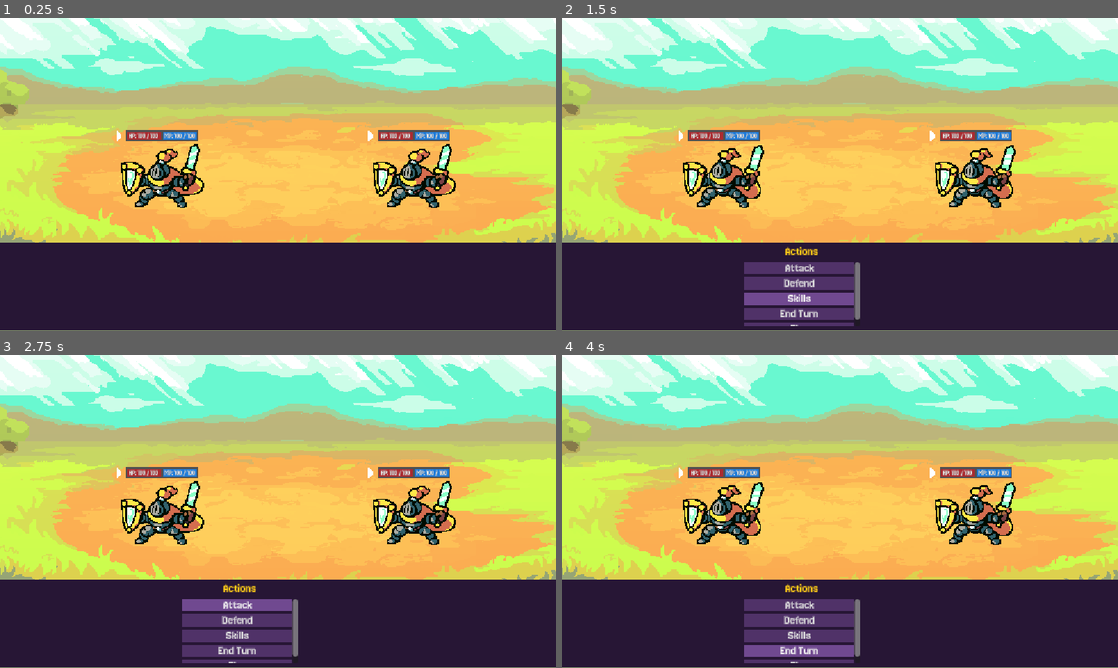
Above: before the commit, frames 1-4 (two rows, left to right).
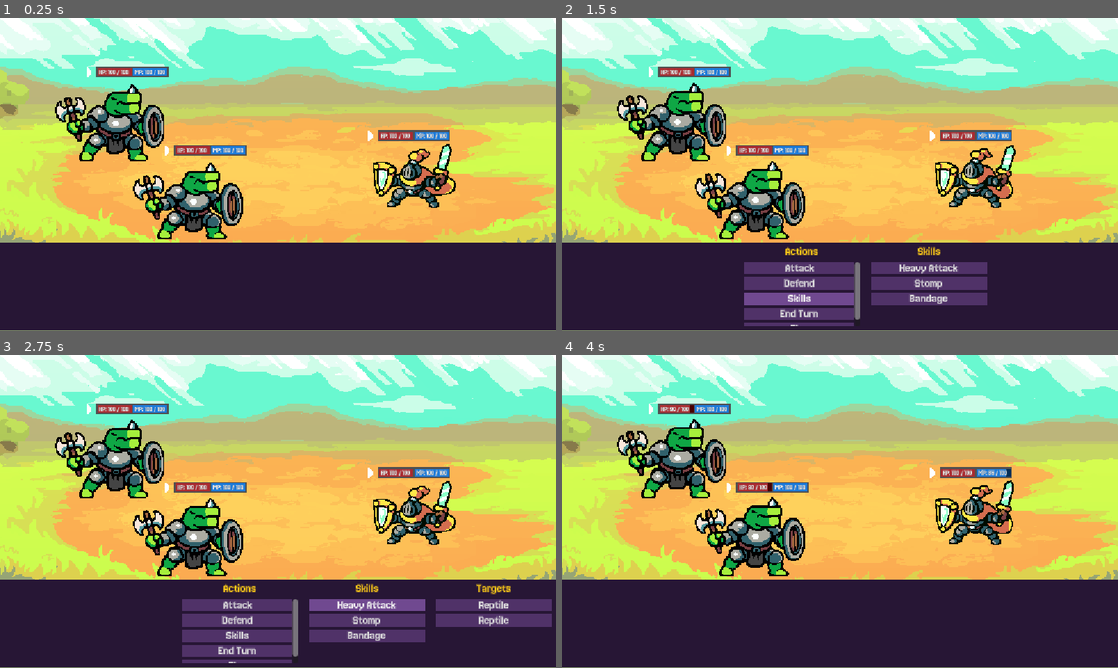
Above: after the commit, the same moments.

Repository: rhirne12/zenva-jrpg
Game: Godot game, scene res://Scenes/Battle/battle.tscn
The game is run twice, just before and just after one commit, with the same random seed, the same clock (stepped at 60 frames per second) and the same inputs.
Inputs (mouse positions are in pixels of both pictures, inside the frame that each line leads up to):
- Up to frame 1 (0.25 s): no input
- Up to frame 2 (1.5 s): click "Skills" at 1.25 s
- Up to frame 3 (2.75 s): click "Attack" (after the commit: "Heavy Attack") at 2 s
- Up to frame 4 (4 s): click "Defend" (after the commit: "Stomp") at 2.75 s; click (801, 652) at 3.5 s, where only the run before the commit has a clickable "End Turn"

The runs differ from the first frame. In frame 1, 7.6% of the frame differs, in the area x 9-45%, y 15-71%; in frame 2, 10%; in frame 3, 13%, in the area x 9-100%, y 15-92%; in frame 4, 12%.

Commit message:
Completed Battle Animations
-- Battle Animations Completed
     ---  Knight
     ---  Reptile
--  Created a few skills
-- Need to fix Battle Action Calculations

Diff:
--- /dev/null
+++ b/Data/Battlers/Enemies/reptile.tres
@@ -0,0 +1,14 @@
+[gd_resource type="Resource" script_class="BattlerData" format=3 uid="uid://c1ioqg8c2fpu0"]
+
+[ext_resource type="Resource" uid="uid://c15n5cgfopvr1" path="res://Data/Useables/physical_basic_attack.tres" id="1_c2jb5"]
+[ext_resource type="Script" uid="uid://cruyrw5tlcxbo" path="res://Scripts/Common/battler_data.gd" id="2_oi8r1"]
+[ext_resource type="SpriteFrames" uid="uid://d3yg26jrp0avx" path="res://Sprites/Battle/EnemyCharacters/reptile_frames.tres" id="2_ur33w"]
+[ext_resource type="Script" uid="uid://d22sxk1qyyrxy" path="res://Scripts/Battle/Useable/skill_data.gd" id="3_ur33w"]
+
+[resource]
+script = ExtResource("2_oi8r1")
+display_name = "Reptile"
+team = 1
+basic_attack = ExtResource("1_c2jb5")
+battle_sprite_frames = ExtResource("2_ur33w")
+metadata/_custom_type_script = "uid://cruyrw5tlcxbo"
--- /dev/null
+++ b/Data/Battlers/Party/knight.tres
@@ -0,0 +1,17 @@
+[gd_resource type="Resource" script_class="BattlerData" format=3 uid="uid://detreiohbhv58"]
+
+[ext_resource type="Resource" uid="uid://c15n5cgfopvr1" path="res://Data/Useables/physical_basic_attack.tres" id="1_y73yb"]
+[ext_resource type="SpriteFrames" uid="uid://0ly8lp2d33v6" path="res://Sprites/Battle/PlayerCharacters/knight_frames.tres" id="2_m6bwn"]
+[ext_resource type="Script" uid="uid://cruyrw5tlcxbo" path="res://Scripts/Common/battler_data.gd" id="3_8sry2"]
+[ext_resource type="Script" uid="uid://d22sxk1qyyrxy" path="res://Scripts/Battle/Useable/skill_data.gd" id="4_fypyv"]
+[ext_resource type="Resource" uid="uid://y2uq04awdu8n" path="res://Data/Skills/heavy_attack.tres" id="5_mbncu"]
+[ext_resource type="Resource" uid="uid://dxtqlo10mut4h" path="res://Data/Skills/stomp.tres" id="6_xdspq"]
+[ext_resource type="Resource" uid="uid://gs4qhia0y8jp" path="res://Data/Skills/bandage.tres" id="7_pfjyr"]
+
+[resource]
+script = ExtResource("3_8sry2")
+display_name = "Knight"
+skills = Array[ExtResource("4_fypyv")]([ExtResource("5_mbncu"), ExtResource("6_xdspq"), ExtResource("7_pfjyr")])
+basic_attack = ExtResource("1_y73yb")
+battle_sprite_frames = ExtResource("2_m6bwn")
+metadata/_custom_type_script = "uid://cruyrw5tlcxbo"
--- a/Data/Battlers/knight.tres
+++ /dev/null
@@ -1,9 +0,0 @@
-[gd_resource type="Resource" script_class="BattlerData" format=3 uid="uid://detreiohbhv58"]
-
-[ext_resource type="Script" uid="uid://cruyrw5tlcxbo" path="res://Scripts/Common/battler_data.gd" id="1_qnjak"]
-[ext_resource type="Script" uid="uid://d22sxk1qyyrxy" path="res://Scripts/Battle/Useable/skill_data.gd" id="2_s8evv"]
-
-[resource]
-script = ExtResource("1_qnjak")
-display_name = "Knight"
-metadata/_custom_type_script = "uid://cruyrw5tlcxbo"
--- /dev/null
+++ b/Data/Skills/bandage.tres
@@ -0,0 +1,14 @@
+[gd_resource type="Resource" script_class="SkillData" format=3 uid="uid://gs4qhia0y8jp"]
+
+[ext_resource type="Script" uid="uid://d22sxk1qyyrxy" path="res://Scripts/Battle/Useable/skill_data.gd" id="1_wqw8v"]
+
+[resource]
+script = ExtResource("1_wqw8v")
+mana_cost = 15
+display_name = "Bandage"
+description = "Heal 10 HP"
+target_type = 4
+output_type = 3
+power = 10
+accuracy = 1.0
+metadata/_custom_type_script = "uid://d22sxk1qyyrxy"
--- /dev/null
+++ b/Data/Skills/heavy_attack.tres
@@ -0,0 +1,16 @@
+[gd_resource type="Resource" script_class="SkillData" format=3 uid="uid://y2uq04awdu8n"]
+
+[ext_resource type="Script" uid="uid://d22sxk1qyyrxy" path="res://Scripts/Battle/Useable/skill_data.gd" id="1_6b5k4"]
+
+[resource]
+script = ExtResource("1_6b5k4")
+mana_cost = 12
+display_name = "Heavy Attack"
+description = "Deal 200% damage to a single enemy"
+output_type = 1
+power = 200
+scaling_stat = 3
+defending_stat = 4
+crit_chance = 0.1
+accuracy = 0.95
+metadata/_custom_type_script = "uid://d22sxk1qyyrxy"
--- /dev/null
+++ b/Data/Skills/stomp.tres
@@ -0,0 +1,16 @@
+[gd_resource type="Resource" script_class="SkillData" format=3 uid="uid://dxtqlo10mut4h"]
+
+[ext_resource type="Script" uid="uid://d22sxk1qyyrxy" path="res://Scripts/Battle/Useable/skill_data.gd" id="1_6y1nc"]
+
+[resource]
+script = ExtResource("1_6y1nc")
+mana_cost = 15
+display_name = "Stomp"
+description = "Deal 100% damage to all enemies"
+target_type = 1
+output_type = 1
+scaling_stat = 3
+defending_stat = 4
+crit_chance = 0.1
+accuracy = 0.95
+metadata/_custom_type_script = "uid://d22sxk1qyyrxy"
--- /dev/null
+++ b/Data/Useables/physical_basic_attack.tres
@@ -0,0 +1,12 @@
+[gd_resource type="Resource" script_class="UseableData" format=3 uid="uid://c15n5cgfopvr1"]
+
+[ext_resource type="Script" uid="uid://cig060d47s3q7" path="res://Scripts/Battle/Useable/useable_data.gd" id="1_po6y6"]
+
+[resource]
+script = ExtResource("1_po6y6")
+display_name = "Basic Attack"
+description = "Deal 100% damage to a single enemy"
+scaling_stat = 3
+defending_stat = 4
+accuracy = 1.0
+metadata/_custom_type_script = "uid://cig060d47s3q7"
--- a/Scenes/Battle/battle.tscn
+++ b/Scenes/Battle/battle.tscn
@@ -5,6 +5,7 @@
 [ext_resource type="PackedScene" uid="uid://dc78jsfal3qkt" path="res://Scenes/Battle/battler.tscn" id="2_aqr0y"]
 [ext_resource type="Script" uid="uid://dveh1cfcujeor" path="res://Scripts/UI/battle_ui.gd" id="4_o8bsx"]
 [ext_resource type="PackedScene" uid="uid://d06dfaxjyk617" path="res://Scenes/Battle/UI/button_container.tscn" id="4_wqxgi"]
+[ext_resource type="Resource" uid="uid://c1ioqg8c2fpu0" path="res://Data/Battlers/Enemies/reptile.tres" id="6_en5gs"]
 
 [sub_resource type="StyleBoxFlat" id="StyleBoxFlat_aqr0y"]
 bg_color = Color(0.15270719, 0.08587638, 0.20938477, 1)
@@ -14,7 +15,7 @@
 [node name="BattleManager" type="Node" parent="." unique_id=8603010 node_paths=PackedStringArray("party", "enemies")]
 script = ExtResource("1_aqr0y")
 party = [NodePath("../PlayerBattler")]
-enemies = [NodePath("../EnemyBattler")]
+enemies = [NodePath("../EnemyBattler"), NodePath("../EnemyBattler2")]
 metadata/_custom_type_script = "uid://c5kdu7yoebex8"
 
 [node name="BattleUI" type="Panel" parent="BattleManager" unique_id=2073214174 node_paths=PackedStringArray("button_containers")]
@@ -62,4 +63,9 @@
 position = Vector2(187, 0)
 
 [node name="EnemyBattler" parent="." unique_id=920273263 instance=ExtResource("2_aqr0y")]
-position = Vector2(-161, 0)
+position = Vector2(-202, -88)
+data = ExtResource("6_en5gs")
+
+[node name="EnemyBattler2" parent="." unique_id=1114410891 instance=ExtResource("2_aqr0y")]
+position = Vector2(-94, 20)
+data = ExtResource("6_en5gs")
--- a/Scenes/Battle/battler.tscn
+++ b/Scenes/Battle/battler.tscn
@@ -1,64 +1,15 @@
 [gd_scene format=3 uid="uid://dc78jsfal3qkt"]
 
 [ext_resource type="Script" uid="uid://65kl2kj6u2rg" path="res://Scripts/Battle/Battler/battler.gd" id="1_hwev6"]
-[ext_resource type="Texture2D" uid="uid://dyfs4u3sgy2rb" path="res://Sprites/Battle/PlayerCharacters/knight.png" id="1_ttgct"]
 [ext_resource type="FontFile" uid="uid://6t4qsapphueg" path="res://Font/Jersey20-Regular.ttf" id="2_hwev6"]
-[ext_resource type="Resource" uid="uid://detreiohbhv58" path="res://Data/Battlers/knight.tres" id="2_wqhrw"]
+[ext_resource type="Resource" uid="uid://detreiohbhv58" path="res://Data/Battlers/Party/knight.tres" id="2_wqhrw"]
+[ext_resource type="SpriteFrames" uid="uid://d3yg26jrp0avx" path="res://Sprites/Battle/EnemyCharacters/reptile_frames.tres" id="3_6scdb"]
 [ext_resource type="Texture2D" uid="uid://p1mfv4nkr8go" path="res://Sprites/Battle/UI/turn_indicator.png" id="3_wqhrw"]
 [ext_resource type="Script" uid="uid://ckgai8g2mes2q" path="res://Scripts/Battle/Battler/battler_header_bar.gd" id="4_6scdb"]
+[ext_resource type="Script" uid="uid://csckftkmawltw" path="res://Scripts/Battle/Battler/battler_animation.gd" id="4_jj3e4"]
 
 [sub_resource type="CircleShape2D" id="CircleShape2D_3wdat"]
 radius = 47.0
-
-[sub_resource type="AtlasTexture" id="AtlasTexture_1ruyk"]
-atlas = ExtResource("1_ttgct")
-region = Rect2(0, 0, 182, 123)
-
-[sub_resource type="AtlasTexture" id="AtlasTexture_1otgo"]
-atlas = ExtResource("1_ttgct")
-region = Rect2(182, 0, 182, 123)
-
-[sub_resource type="AtlasTexture" id="AtlasTexture_pd5xk"]
-atlas = ExtResource("1_ttgct")
-region = Rect2(364, 0, 182, 123)
-
-[sub_resource type="AtlasTexture" id="AtlasTexture_f6xt6"]
-atlas = ExtResource("1_ttgct")
-region = Rect2(546, 0, 182, 123)
-
-[sub_resource type="AtlasTexture" id="AtlasTexture_ww2ai"]
-atlas = ExtResource("1_ttgct")
-region = Rect2(728, 0, 182, 123)
-
-[sub_resource type="AtlasTexture" id="AtlasTexture_lrv64"]
-atlas = ExtResource("1_ttgct")
-region = Rect2(910, 0, 182, 123)
-
-[sub_resource type="SpriteFrames" id="SpriteFrames_3wdat"]
-animations = [{
-"frames": [{
-"duration": 1.0,
-"texture": SubResource("AtlasTexture_1ruyk")
-}, {
-"duration": 1.0,
-"texture": SubResource("AtlasTexture_1otgo")
-}, {
-"duration": 1.0,
-"texture": SubResource("AtlasTexture_pd5xk")
-}, {
-"duration": 1.0,
-"texture": SubResource("AtlasTexture_f6xt6")
-}, {
-"duration": 1.0,
-"texture": SubResource("AtlasTexture_ww2ai")
-}, {
-"duration": 1.0,
-"texture": SubResource("AtlasTexture_lrv64")
-}],
-"loop": 1,
-"name": &"idle",
-"speed": 12.0
-}]
 
 [sub_resource type="StyleBoxFlat" id="StyleBoxFlat_3wdat"]
 bg_color = Color(0.3180198, 0.31801978, 0.31801975, 1)
@@ -89,9 +40,11 @@
 shape = SubResource("CircleShape2D_3wdat")
 
 [node name="AnimatedSprite2D" type="AnimatedSprite2D" parent="." unique_id=1980297091]
-sprite_frames = SubResource("SpriteFrames_3wdat")
-animation = &"idle"
-autoplay = "idle"
+sprite_frames = ExtResource("3_6scdb")
+animation = &"hit"
+frame = 4
+frame_progress = 1.0
+script = ExtResource("4_jj3e4")
 
 [node name="HeaderBar" type="Control" parent="." unique_id=1606635345]
 layout_mode = 3
@@ -164,3 +117,5 @@
 position = Vector2(-60, -51)
 rotation = 1.5707964
 texture = ExtResource("3_wqhrw")
+
+[connection signal="animation_finished" from="AnimatedSprite2D" to="AnimatedSprite2D" method="_on_animation_finished"]
--- a/Scripts/Battle/Battler/battler.gd
+++ b/Scripts/Battle/Battler/battler.gd
@@ -14,6 +14,8 @@
 var current_mana : int
 var is_alive : bool = true
 
+@onready var anim : BattlerAnimation = $AnimatedSprite2D
+
 # Called when the node enters the scene tree for the first time.
 func _ready() -> void:
 	## set current HP / MP
@@ -22,6 +24,8 @@
 
 	HealthChanged.emit(current_health, current_health)
 	ManaChanged.emit(current_mana, current_mana)
+
+	anim.initialize(data)
 
 # Called every frame. 'delta' is the elapsed time since the previous frame.
 func _process(delta: float) -> void:
@@ -38,6 +42,9 @@
 	var max_health : int = get_stat(BattlerData.Stat.MAX_HEALTH)
 	current_health -= amount
 	HealthChanged.emit(current_health, max_health)
+
+	anim.play(BattlerAnimation.HIT)
+	anim.flash_color(Color.RED)
 
 	if current_health <= 0:
 		die()
--- /dev/null
+++ b/Scripts/Battle/Battler/battler_animation.gd
@@ -0,0 +1,29 @@
+class_name BattlerAnimation
+extends AnimatedSprite2D
+
+const IDLE : String = "idle"
+const ATTACK : String = "attack"
+const EVADE : String = "evade"
+const HIT : String = "hit"
+
+func initialize(data : BattlerData):
+	sprite_frames = data.battle_sprite_frames
+	play(IDLE)
+
+
+func _on_animation_finished() -> void:
+	if animation != IDLE:
+		play(IDLE)
+
+func play_action_animation (action : BattleAction):
+	if action.useable and action.useable.output_type != UseableData.OutputType.HEAL:
+		play(ATTACK)
+
+
+func flash_color (color : Color):
+	## change our color to color sent over
+	self_modulate = color
+	await get_tree().create_timer(0.1).timeout
+
+	## reset color back to white
+	self_modulate = Color.WHITE
--- a/Scripts/Battle/battle_manager.gd
+++ b/Scripts/Battle/battle_manager.gd
@@ -18,8 +18,13 @@
 
 @export var party : Array[Battler]
 @export var enemies : Array[Battler]
+
+var alive_party : Array[Battler]:
+	get: return party.filter(func(b): return b.is_alive)
+var alive_enemies : Array[Battler]:
+	get: return enemies.filter(func(b): return b.is_alive)
+
 var turn_queue : Array[Battler]
-
 var state : State
 var current_actor : Battler
 var current_action : BattleAction
@@ -93,6 +98,8 @@
 		_next_battler_turn()
 		return
 
+	current_actor.anim.play_action_animation(current_action)
+
 	match current_action.type:
 		BattleAction.Type.BASIC_ATTACK : _execute_useable()
 		BattleAction.Type.SKILL : _execute_skill()
@@ -116,8 +123,11 @@
 
 func _execute_useable ():
 	for target in current_action.targets:
-		var dmg : int = current_action.actor.get_stat(BattlerData.Stat.ATTACK)
-		target.take_damage(dmg)
+		if current_action.useable.output_type == UseableData.OutputType.HEAL:
+			target.heal(current_action.useable.power)
+		else:
+			var dmg : int = current_action.actor.get_stat(BattlerData.Stat.ATTACK)
+			target.take_damage(dmg)
 
 func _execute_skill ():
 	var skill : SkillData = current_action.useable
--- a/Scripts/Common/battler_data.gd
+++ b/Scripts/Common/battler_data.gd
@@ -37,8 +37,10 @@
 	Stat.EVASION: 10
 }
 
-@export var skill : Array[SkillData]
+@export var skills : Array[SkillData]
 @export var basic_attack : UseableData
+
+@export var battle_sprite_frames : SpriteFrames
 
 ## Skills
 ## Basic attack
--- a/Scripts/UI/battle_ui.gd
+++ b/Scripts/UI/battle_ui.gd
@@ -70,10 +70,30 @@
 	bc.initialize("Actions", data)
 
 func _display_skills ():
-	pass
+	var bc : ButtonContainer = button_containers["skills"]
+	var data : Array[Dictionary]
+
+	for skill in curr_battler.data.skills:
+		data.append({
+			"text": skill.display_name,
+			"info": skill.description,
+			"clicked": _on_skill_selected.bind(skill)
+		})
+
+	bc.initialize("Skills", data)
 
 func _display_targets ():
-	pass
+	var bc : ButtonContainer = button_containers["targets"]
+	var data : Array[Dictionary]
+
+	for target in possible_targets:
+		data.append({
+			"text": target.data.display_name,
+			"info": "NEED TO IMPLEMENT",
+			"clicked": _on_target_selected.bind(target)
+		})
+
+		bc.initialize("Targets", data)
 
 ## Callbacks
 func _on_changed_state (state : BattleManager.State):
@@ -85,16 +105,59 @@
 		_disable_all_containers()
 
 func _on_attack_selected ():
-	print("Attack Selected!!")
+	current_action = BattleAction.new()
+	current_action.actor = curr_battler
+	current_action.type = BattleAction.Type.BASIC_ATTACK
+	current_action.useable = curr_battler.data.basic_attack
+
+	possible_targets = battle_manager.alive_enemies
+
+	_display_targets()
 
 func _on_defend_selected ():
 	print("Defend Selected!!")
 
 func _on_skills_selected ():
-	print("Skills Selected!!")
+	_display_skills()
 
 func _on_end_turn_selected ():
 	print("End Turn Selected!!")
 
 func _on_flee_selected ():
 	print("Flee Selected!!")
+
+func _on_skill_selected (skill : SkillData):
+	## reset button container
+	button_containers["targets"].visible = false
+
+	current_action = BattleAction.new()
+	current_action.actor = curr_battler
+	current_action.type = BattleAction.Type.SKILL
+	current_action.useable = skill
+
+	var display_targets : bool = false
+
+	match skill.target_type:
+		UseableData.TargetType.SINGLE_ENEMY:
+			display_targets = true
+			possible_targets = battle_manager.alive_enemies
+		UseableData.TargetType.SINGLE_ALLY:
+			display_targets = true
+			possible_targets = battle_manager.alive_party
+		UseableData.TargetType.SELF:
+			possible_targets = [curr_battler]
+		UseableData.TargetType.ALL_ALLIES:
+			possible_targets = battle_manager.alive_party
+		UseableData.TargetType.ALL_ENEMIES:
+			possible_targets = battle_manager.alive_enemies
+
+	if display_targets:
+		_display_targets()
+	else:
+		current_action.targets = possible_targets
+		battle_manager.submit_player_input(current_action)
+
+
+func _on_target_selected (target : Battler):
+	current_action.targets = [target]
+	battle_manager.submit_player_input(current_action)
--- a/Scripts/UI/button_container.gd
+++ b/Scripts/UI/button_container.gd
@@ -24,12 +24,17 @@
 		b.visible = true
 		b.text = data[i]["text"]
 
+		_clear_signal(b.pressed)
+
 		b.pressed.connect(_on_pressed.bind(data[i]["clicked"]))
 
 func _on_pressed (callable : Callable):
 	callable.call()
 
-
 # Called every frame. 'delta' is the elapsed time since the previous frame.
 func _process(delta: float) -> void:
 	pass
+
+func _clear_signal (sig : Signal):
+	for conn in sig.get_connections():
+		sig.disconnect(conn["callable"])
--- /dev/null
+++ b/Sprites/Battle/EnemyCharacters/reptile_frames.tres
@@ -0,0 +1,138 @@
+[gd_resource type="SpriteFrames" format=3 uid="uid://d3yg26jrp0avx"]
+
+[ext_resource type="Texture2D" uid="uid://3nniwg7w4vpa" path="res://Sprites/Battle/EnemyCharacters/reptile.png" id="1_or8rb"]
+
+[sub_resource type="AtlasTexture" id="AtlasTexture_or8rb"]
+atlas = ExtResource("1_or8rb")
+region = Rect2(0, 151, 248, 151)
+
+[sub_resource type="AtlasTexture" id="AtlasTexture_juynr"]
+atlas = ExtResource("1_or8rb")
+region = Rect2(744, 151, 248, 151)
+
+[sub_resource type="AtlasTexture" id="AtlasTexture_v047u"]
+atlas = ExtResource("1_or8rb")
+region = Rect2(992, 151, 248, 151)
+
+[sub_resource type="AtlasTexture" id="AtlasTexture_hfww5"]
+atlas = ExtResource("1_or8rb")
+region = Rect2(0, 302, 248, 151)
+
+[sub_resource type="AtlasTexture" id="AtlasTexture_g6824"]
+atlas = ExtResource("1_or8rb")
+region = Rect2(0, 151, 248, 151)
+
+[sub_resource type="AtlasTexture" id="AtlasTexture_61b41"]
+atlas = ExtResource("1_or8rb")
+region = Rect2(248, 302, 248, 151)
+
+[sub_resource type="AtlasTexture" id="AtlasTexture_ijgyw"]
+atlas = ExtResource("1_or8rb")
+region = Rect2(496, 302, 248, 151)
+
+[sub_resource type="AtlasTexture" id="AtlasTexture_tsisw"]
+atlas = ExtResource("1_or8rb")
+region = Rect2(0, 151, 248, 151)
+
+[sub_resource type="AtlasTexture" id="AtlasTexture_aoc84"]
+atlas = ExtResource("1_or8rb")
+region = Rect2(248, 151, 248, 151)
+
+[sub_resource type="AtlasTexture" id="AtlasTexture_wc6pn"]
+atlas = ExtResource("1_or8rb")
+region = Rect2(496, 151, 248, 151)
+
+[sub_resource type="AtlasTexture" id="AtlasTexture_k1r8f"]
+atlas = ExtResource("1_or8rb")
+region = Rect2(744, 302, 248, 151)
+
+[sub_resource type="AtlasTexture" id="AtlasTexture_t8uat"]
+atlas = ExtResource("1_or8rb")
+region = Rect2(992, 302, 248, 151)
+
+[sub_resource type="AtlasTexture" id="AtlasTexture_1frbw"]
+atlas = ExtResource("1_or8rb")
+region = Rect2(0, 0, 248, 151)
+
+[sub_resource type="AtlasTexture" id="AtlasTexture_3w4va"]
+atlas = ExtResource("1_or8rb")
+region = Rect2(248, 0, 248, 151)
+
+[sub_resource type="AtlasTexture" id="AtlasTexture_p6h3n"]
+atlas = ExtResource("1_or8rb")
+region = Rect2(744, 0, 248, 151)
+
+[sub_resource type="AtlasTexture" id="AtlasTexture_8hpcr"]
+atlas = ExtResource("1_or8rb")
+region = Rect2(992, 0, 248, 151)
+
+[resource]
+animations = [{
+"frames": [{
+"duration": 1.0,
+"texture": SubResource("AtlasTexture_or8rb")
+}, {
+"duration": 1.0,
+"texture": SubResource("AtlasTexture_juynr")
+}, {
+"duration": 1.0,
+"texture": SubResource("AtlasTexture_v047u")
+}, {
+"duration": 1.0,
+"texture": SubResource("AtlasTexture_hfww5")
+}],
+"loop": 0,
+"name": &"attack",
+"speed": 7.0
+}, {
+"frames": [{
+"duration": 1.0,
+"texture": SubResource("AtlasTexture_g6824")
+}, {
+"duration": 1.0,
+"texture": SubResource("AtlasTexture_61b41")
+}, {
+"duration": 1.0,
+"texture": SubResource("AtlasTexture_ijgyw")
+}],
+"loop": 0,
+"name": &"evade",
+"speed": 8.0
+}, {
+"frames": [{
+"duration": 1.0,
+"texture": SubResource("AtlasTexture_tsisw")
+}, {
+"duration": 1.0,
+"texture": SubResource("AtlasTexture_aoc84")
+}, {
+"duration": 1.0,
+"texture": SubResource("AtlasTexture_wc6pn")
+}, {
+"duration": 1.0,
+"texture": SubResource("AtlasTexture_k1r8f")
+}, {
+"duration": 1.0,
+"texture": SubResource("AtlasTexture_t8uat")
+}],
+"loop": 0,
+"name": &"hit",
+"speed": 15.0
+}, {
+"frames": [{
+"duration": 1.0,
+"texture": SubResource("AtlasTexture_1frbw")
+}, {
+"duration": 1.0,
+"texture": SubResource("AtlasTexture_3w4va")
+}, {
+"duration": 1.0,
+"texture": SubResource("AtlasTexture_p6h3n")
+}, {
+"duration": 1.0,
+"texture": SubResource("AtlasTexture_8hpcr")
+}],
+"loop": 1,
+"name": &"idle",
+"speed": 10.0
+}]
--- /dev/null
+++ b/Sprites/Battle/PlayerCharacters/knight_frames.tres
@@ -0,0 +1,201 @@
+[gd_resource type="SpriteFrames" format=3 uid="uid://0ly8lp2d33v6"]
+
+[ext_resource type="Texture2D" uid="uid://dyfs4u3sgy2rb" path="res://Sprites/Battle/PlayerCharacters/knight.png" id="1_qx05i"]
+
+[sub_resource type="AtlasTexture" id="AtlasTexture_qx05i"]
+atlas = ExtResource("1_qx05i")
+region = Rect2(0, 123, 182, 123)
+
+[sub_resource type="AtlasTexture" id="AtlasTexture_mq0g0"]
+atlas = ExtResource("1_qx05i")
+region = Rect2(182, 123, 182, 123)
+
+[sub_resource type="AtlasTexture" id="AtlasTexture_1aeng"]
+atlas = ExtResource("1_qx05i")
+region = Rect2(364, 123, 182, 123)
+
+[sub_resource type="AtlasTexture" id="AtlasTexture_i37sn"]
+atlas = ExtResource("1_qx05i")
+region = Rect2(546, 123, 182, 123)
+
+[sub_resource type="AtlasTexture" id="AtlasTexture_3u7ed"]
+atlas = ExtResource("1_qx05i")
+region = Rect2(728, 123, 182, 123)
+
+[sub_resource type="AtlasTexture" id="AtlasTexture_ypsxc"]
+atlas = ExtResource("1_qx05i")
+region = Rect2(910, 123, 182, 123)
+
+[sub_resource type="AtlasTexture" id="AtlasTexture_lp52u"]
+atlas = ExtResource("1_qx05i")
+region = Rect2(0, 246, 182, 123)
+
+[sub_resource type="AtlasTexture" id="AtlasTexture_hjx3k"]
+atlas = ExtResource("1_qx05i")
+region = Rect2(182, 246, 182, 123)
+
+[sub_resource type="AtlasTexture" id="AtlasTexture_t25bk"]
+atlas = ExtResource("1_qx05i")
+region = Rect2(364, 246, 182, 123)
+
+[sub_resource type="AtlasTexture" id="AtlasTexture_byby5"]
+atlas = ExtResource("1_qx05i")
+region = Rect2(546, 246, 182, 123)
+
+[sub_resource type="AtlasTexture" id="AtlasTexture_imnea"]
+atlas = ExtResource("1_qx05i")
+region = Rect2(728, 246, 182, 123)
+
+[sub_resource type="AtlasTexture" id="AtlasTexture_u73kw"]
+atlas = ExtResource("1_qx05i")
+region = Rect2(910, 246, 182, 123)
+
+[sub_resource type="AtlasTexture" id="AtlasTexture_7wiy0"]
+atlas = ExtResource("1_qx05i")
+region = Rect2(0, 369, 182, 123)
+
+[sub_resource type="AtlasTexture" id="AtlasTexture_lyfqk"]
+atlas = ExtResource("1_qx05i")
+region = Rect2(182, 369, 182, 123)
+
+[sub_resource type="AtlasTexture" id="AtlasTexture_13d4h"]
+atlas = ExtResource("1_qx05i")
+region = Rect2(364, 369, 182, 123)
+
+[sub_resource type="AtlasTexture" id="AtlasTexture_nhblq"]
+atlas = ExtResource("1_qx05i")
+region = Rect2(546, 369, 182, 123)
+
+[sub_resource type="AtlasTexture" id="AtlasTexture_dmu2w"]
+atlas = ExtResource("1_qx05i")
+region = Rect2(728, 369, 182, 123)
+
+[sub_resource type="AtlasTexture" id="AtlasTexture_7b1ys"]
+atlas = ExtResource("1_qx05i")
+region = Rect2(910, 369, 182, 123)
+
+[sub_resource type="AtlasTexture" id="AtlasTexture_6786e"]
+atlas = ExtResource("1_qx05i")
+region = Rect2(0, 492, 182, 123)
+
+[sub_resource type="AtlasTexture" id="AtlasTexture_1ruyk"]
+atlas = ExtResource("1_qx05i")
+region = Rect2(0, 0, 182, 123)
+
+[sub_resource type="AtlasTexture" id="AtlasTexture_1otgo"]
+atlas = ExtResource("1_qx05i")
+region = Rect2(182, 0, 182, 123)
+
+[sub_resource type="AtlasTexture" id="AtlasTexture_pd5xk"]
+atlas = ExtResource("1_qx05i")
+region = Rect2(364, 0, 182, 123)
+
+[sub_resource type="AtlasTexture" id="AtlasTexture_f6xt6"]
+atlas = ExtResource("1_qx05i")
+region = Rect2(546, 0, 182, 123)
+
+[sub_resource type="AtlasTexture" id="AtlasTexture_ww2ai"]
+atlas = ExtResource("1_qx05i")
+region = Rect2(728, 0, 182, 123)
+
+[sub_resource type="AtlasTexture" id="AtlasTexture_lrv64"]
+atlas = ExtResource("1_qx05i")
+region = Rect2(910, 0, 182, 123)
+
+[resource]
+animations = [{
+"frames": [{
+"duration": 1.0,
+"texture": SubResource("AtlasTexture_qx05i")
+}, {
+"duration": 1.0,
+"texture": SubResource("AtlasTexture_mq0g0")
+}, {
+"duration": 1.0,
+"texture": SubResource("AtlasTexture_1aeng")
+}, {
+"duration": 1.0,
+"texture": SubResource("AtlasTexture_i37sn")
+}, {
+"duration": 1.0,
+"texture": SubResource("AtlasTexture_3u7ed")
+}, {
+"duration": 1.0,
+"texture": SubResource("AtlasTexture_ypsxc")
+}],
+"loop": 0,
+"name": &"attack",
+"speed": 10.0
+}, {
+"frames": [{
+"duration": 1.0,
+"texture": SubResource("AtlasTexture_lp52u")
+}, {
+"duration": 1.0,
+"texture": SubResource("AtlasTexture_hjx3k")
+}, {
+"duration": 1.0,
+"texture": SubResource("AtlasTexture_t25bk")
+}, {
+"duration": 1.0,
+"texture": SubResource("AtlasTexture_byby5")
+}, {
+"duration": 1.0,
+"texture": SubResource("AtlasTexture_imnea")
+}, {
+"duration": 1.0,
+"texture": SubResource("AtlasTexture_u73kw")
+}, {
+"duration": 1.0,
+"texture": SubResource("AtlasTexture_7wiy0")
+}, {
+"duration": 1.0,
+"texture": SubResource("AtlasTexture_lyfqk")
+}, {
+"duration": 1.0,
+"texture": SubResource("AtlasTexture_13d4h")
+}],
+"loop": 0,
+"name": &"evade",
+"speed": 10.0
+}, {
+"frames": [{
+"duration": 1.0,
+"texture": SubResource("AtlasTexture_nhblq")
+}, {
+"duration": 1.0,
+"texture": SubResource("AtlasTexture_dmu2w")
+}, {
+"duration": 1.0,
+"texture": SubResource("AtlasTexture_7b1ys")
+}, {
+"duration": 1.0,
+"texture": SubResource("AtlasTexture_6786e")
+}],
+"loop": 0,
+"name": &"hit",
+"speed": 10.0
+}, {
+"frames": [{
+"duration": 1.0,
+"texture": SubResource("AtlasTexture_1ruyk")
+}, {
+"duration": 1.0,
+"texture": SubResource("AtlasTexture_1otgo")
+}, {
+"duration": 1.0,
+"texture": SubResource("AtlasTexture_pd5xk")
+}, {
+"duration": 1.0,
+"texture": SubResource("AtlasTexture_f6xt6")
+}, {
+"duration": 1.0,
+"texture": SubResource("AtlasTexture_ww2ai")
+}, {
+"duration": 1.0,
+"texture": SubResource("AtlasTexture_lrv64")
+}],
+"loop": 1,
+"name": &"idle",
+"speed": 12.0
+}]
Not shown, added: Scripts/Battle/Battler/battler_animation.gd.uid
